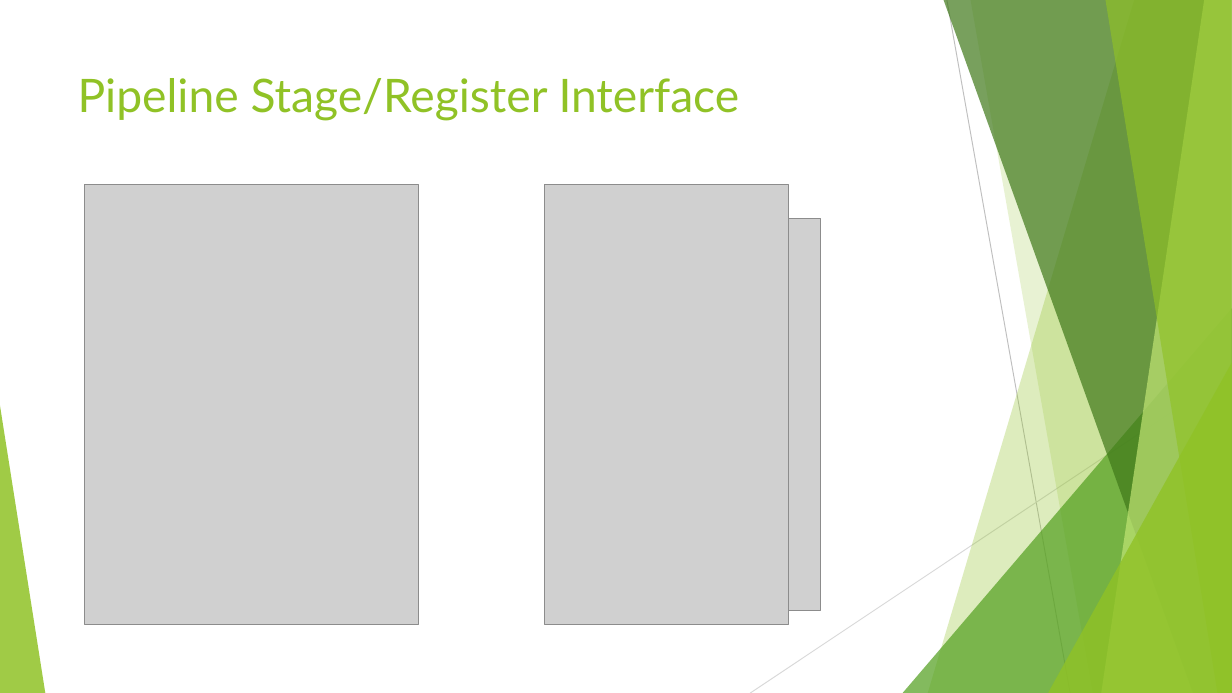
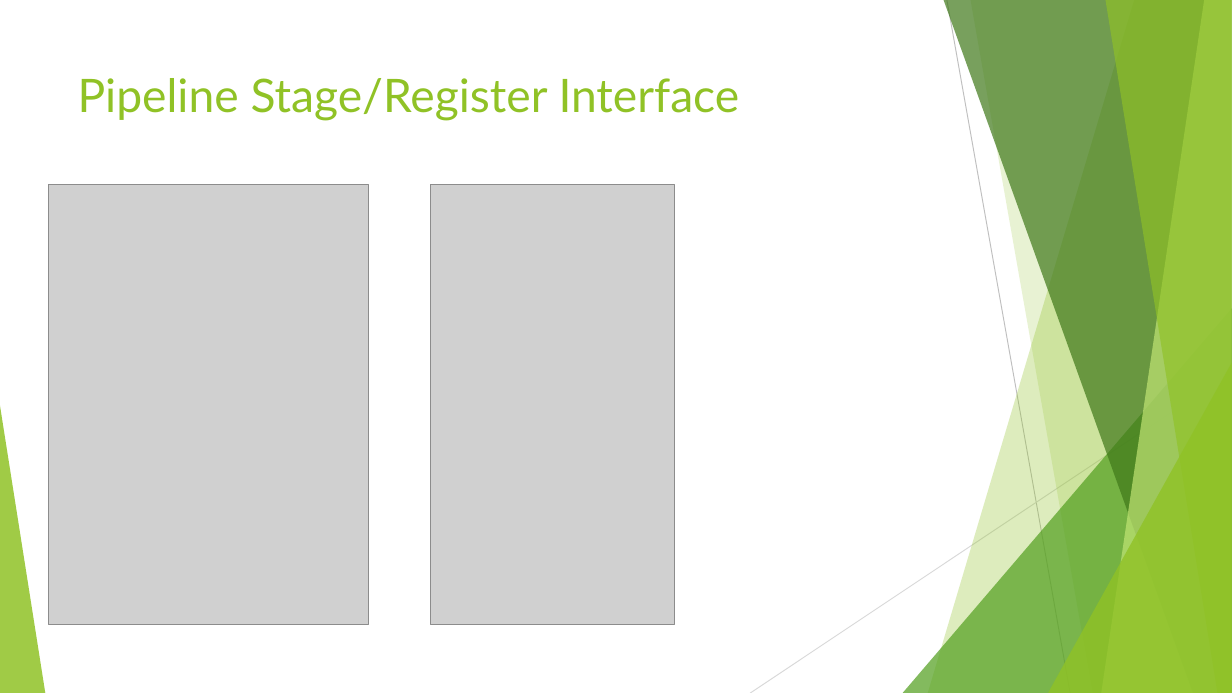
Before and after one commit to bpeynetti/362Project, a slide deck: slide 7 of Pipelined Processor Demo.pptx. Drawn at 1232x693 pixels with LibreOffice and Linux fonts; fonts in the diff are those of the drawing; grey boxes stand for pictures. Boxes give left, top, right and bottom in pixels: in the first picture for what was removed or moved away, otherwise in the second. Text is boxed around its words. In the diff, an @@ line names an element or a change of style, - is before the commit and + after.

```diff
--- a/Pipelined Processor Demo.pptx
+++ b/Pipelined Processor Demo.pptx
@@ picture: place and size @@
-picture at box(85, 185, 419, 625)
+picture at box(48, 185, 369, 625)
@@ picture: place and size @@
-picture at box(544, 185, 788, 625)
+picture at box(431, 185, 675, 625)
@@ picture removed at box(631, 218, 822, 610) @@
```
Also in this commit, not shown: 6 other slides changed, 1 slide added, 1 slide removed, 34 other files.
